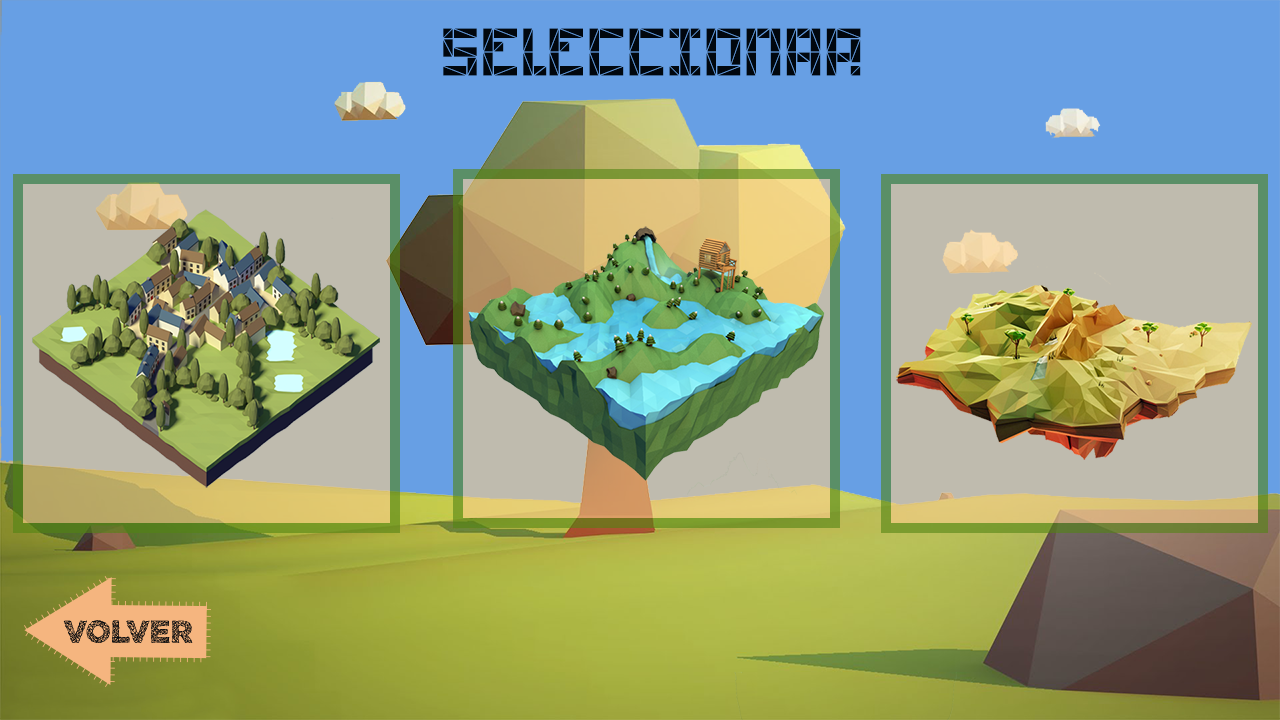
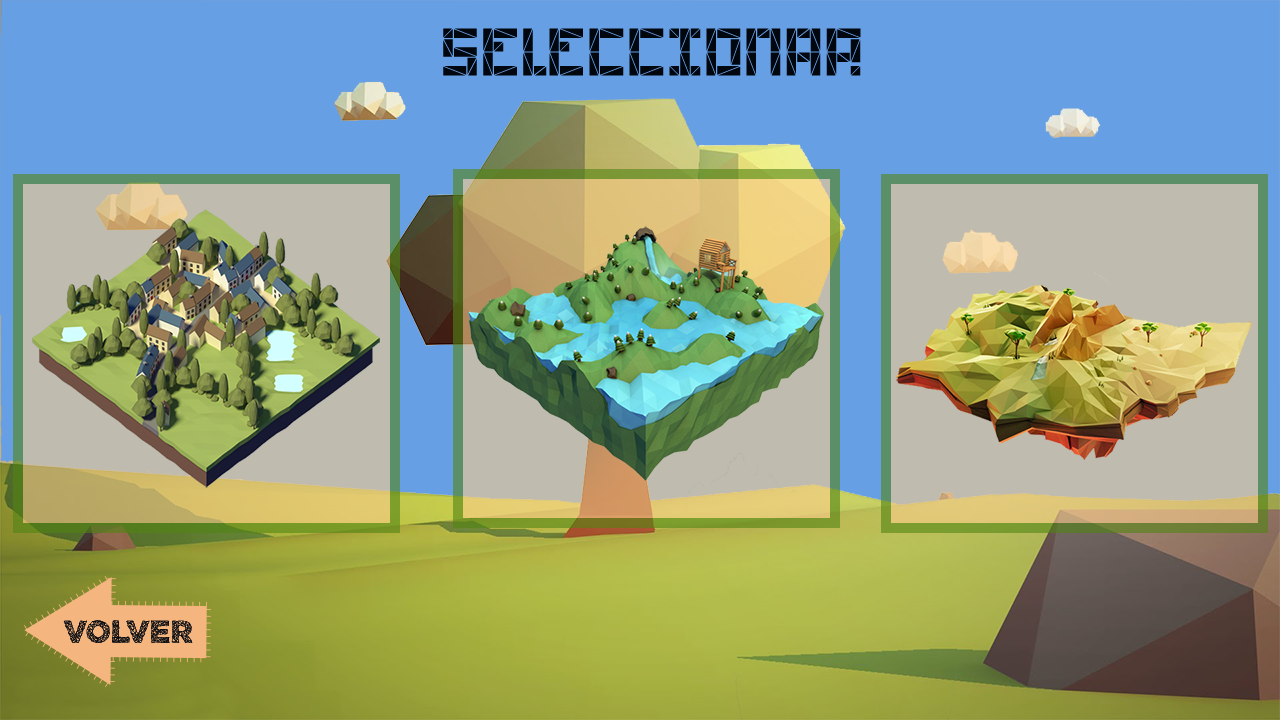
The second w=1280, h=720 image is a revision of the first. Changes to its layers:
painted on "Forma 1", unmasked it over [31, 578, 207, 684]
unmasked "Rectángulo 3" over [1005, 255, 1018, 273]
painted on "Capa 1" over [338, 91, 1099, 273]
